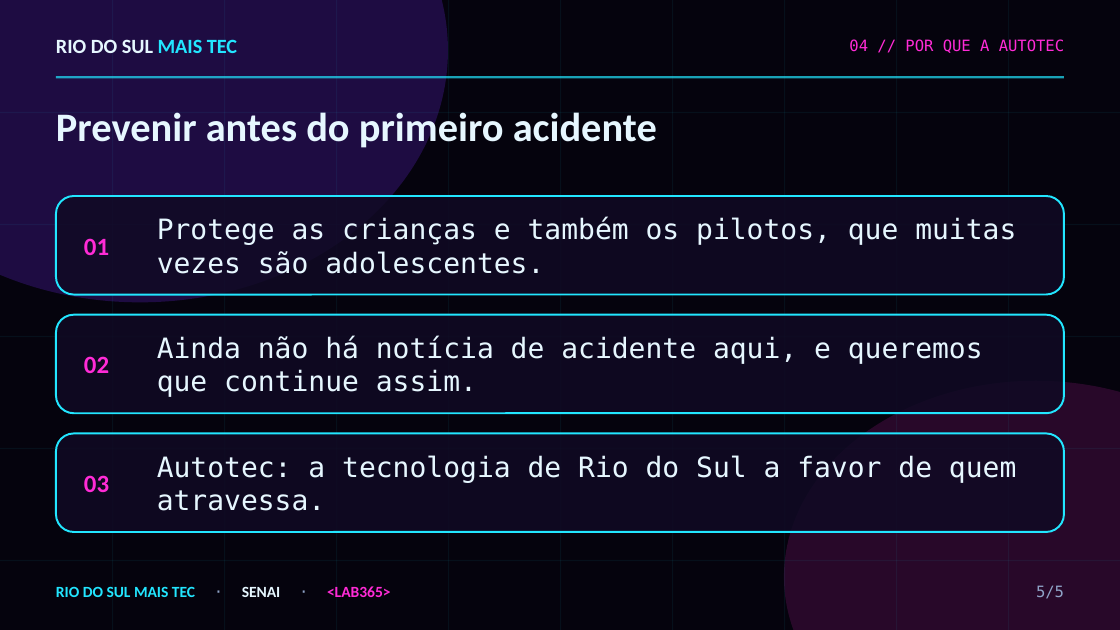
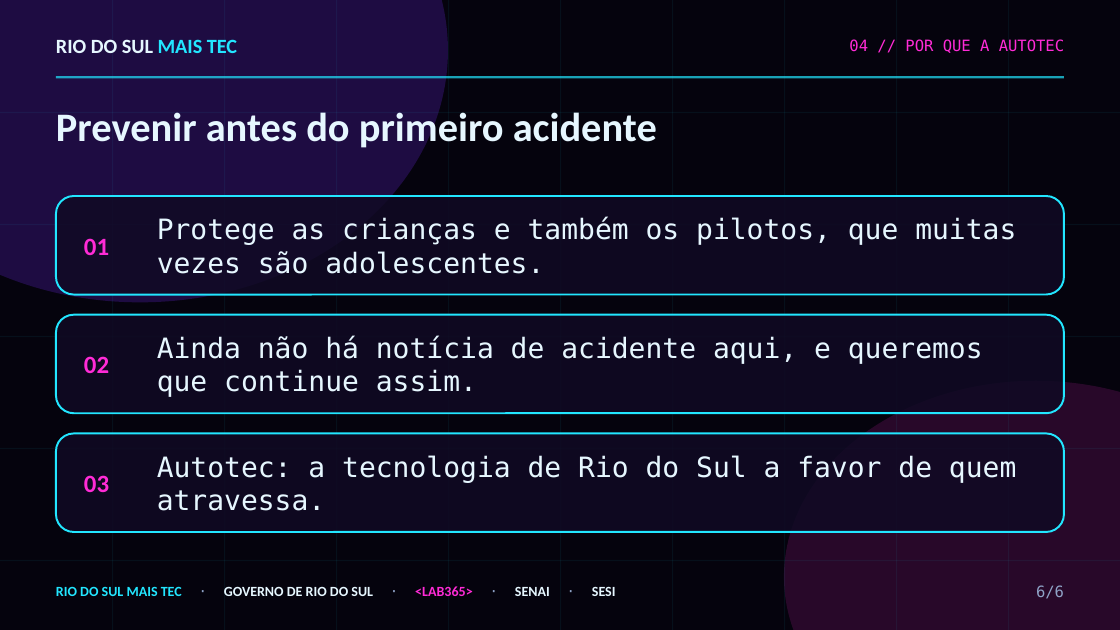
Before and after one commit to Gelvazio/crm, a slide deck: slide 6 of Hackaton/slides/Autotec_futurista.pptx (slide 5 before the commit). Drawn at 1120x630 pixels with LibreOffice and Linux fonts; fonts in the diff are those of the drawing. Boxes give left, top, right and bottom in pixels: in the first picture for what was removed or moved away, otherwise in the second. Text is boxed around its words. In the diff, an @@ line names an element or a change of style, - is before the commit and + after.

```diff
--- a/Hackaton/slides/Autotec_futurista.pptx
+++ b/Hackaton/slides/Autotec_futurista.pptx
@@ text at (56, 586, 616, 596): text changed; size 10 to 9 pt; text colour #22E6FF to #E6F7FF @@
-RIO DO SUL MAIS TEC · SENAI · <LAB365>
+RIO DO SUL MAIS TEC · GOVERNO DE RIO DO SUL · <LAB365> · SENAI · SESI
@@ text at (1036, 585, 1064, 599): text changed @@
-5/5
+6/6
```
Also in this commit, not shown: 4 other slides changed, 1 slide added, 2 other files.
